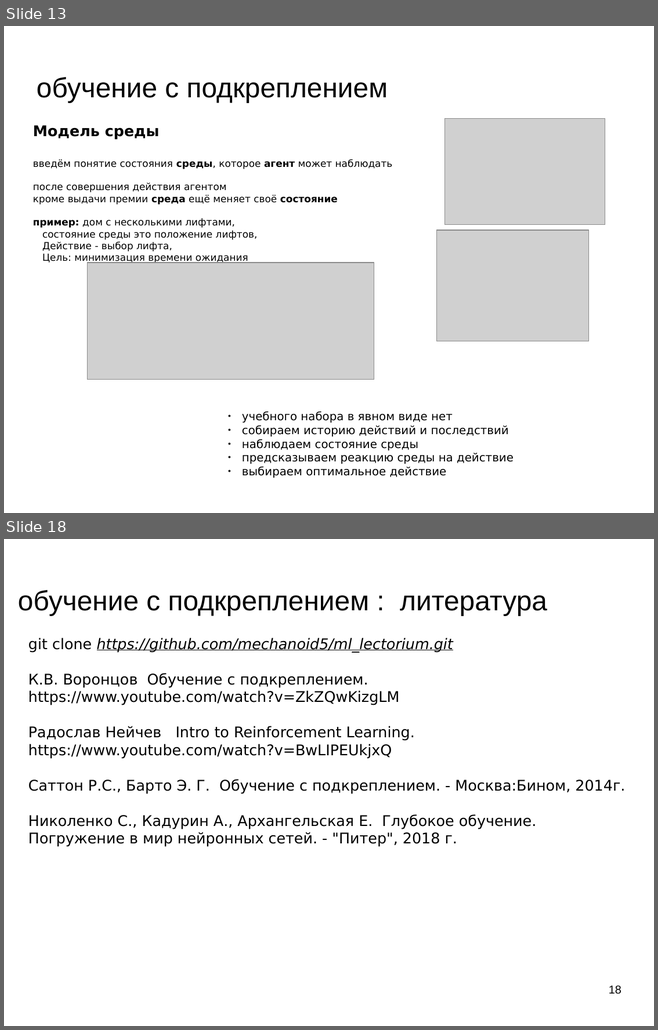
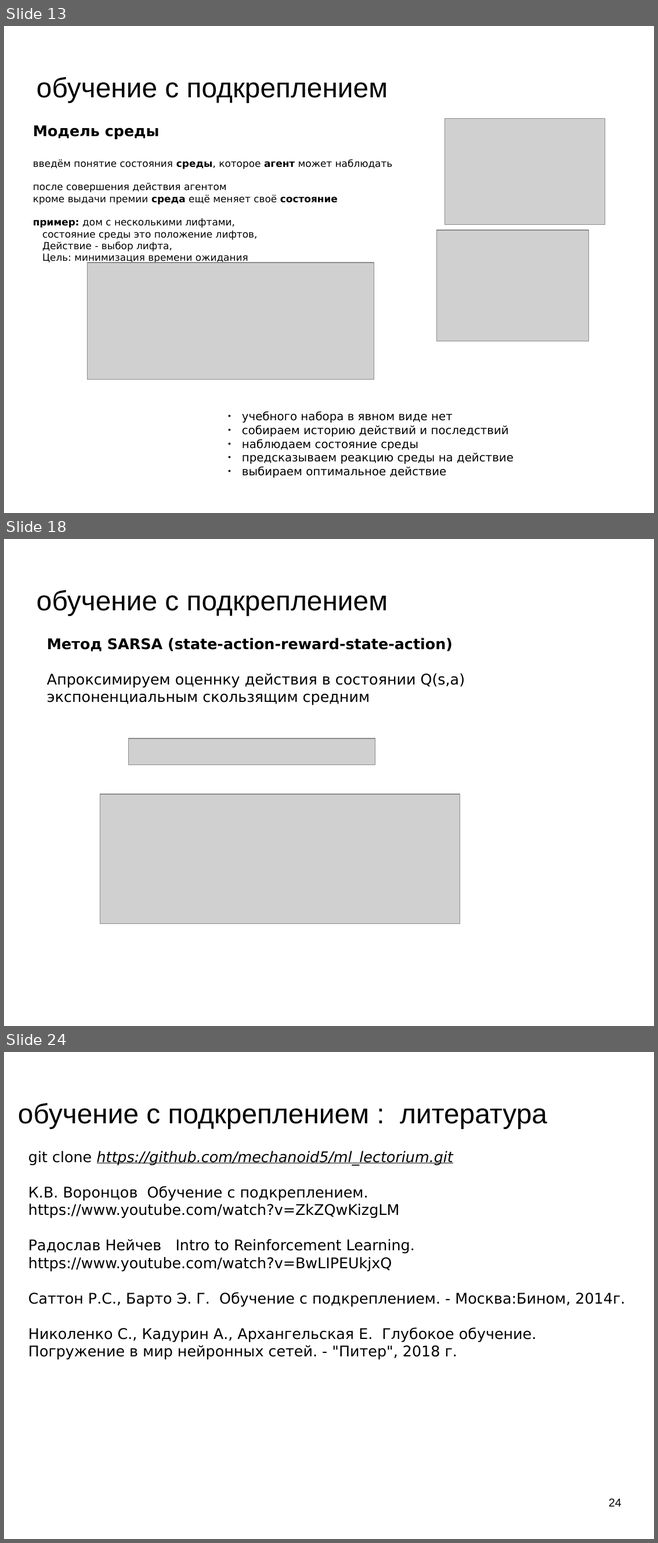
Before and after one commit to mechanoid5/ml_lectorium_legacy, a slide deck: 34-reinforcement-learning.odp. Shown one above the other, each under a label of ours: slides 13 and 18 before the commit, slides 13, 18 and 24 after it; the slides between them are not shown. The pictures are 658x1030 and 658x1543 pixels, drawn with LibreOffice and Linux fonts; fonts in the diff are those of the drawing; grey boxes stand for pictures; background and template pictures are left out. Boxes give left, top, right and bottom in pixels: in the first picture for what was removed or moved away, otherwise in the second. Text is boxed around its words. In the diff, an @@ line names an element or a change of style, - is before the commit and + after.

```diff
--- a/34-reinforcement-learning.odp
+++ b/34-reinforcement-learning.odp
@@ slide 18 added at (x1=4, y1=539, x2=654, y2=1026), background picture (left out) @@
@@ title added at (x1=36, y1=590, x2=388, y2=616), 33.9 pt, text #000000 @@
+обучение с подкреплением
@@ text added at (x1=47, y1=638, x2=465, y2=705), 18 pt, text #000000 @@
+Метод SARSA (state-action-reward-state-action)
+Апроксимируем оценнку действия в состоянии Q(s,a) экспоненциальным скользящим средним
@@ picture added at (x1=129, y1=739, x2=375, y2=765) @@
@@ picture added at (x1=100, y1=794, x2=460, y2=924) @@
@@ what was slide 18 is now slide 24 @@
@@ page number at (x1=608, y1=1499, x2=621, y2=1507): text changed @@
-18
+24
```
Also in this commit, not shown: 3 slides changed, 7 other slides added, 2 slides removed.
